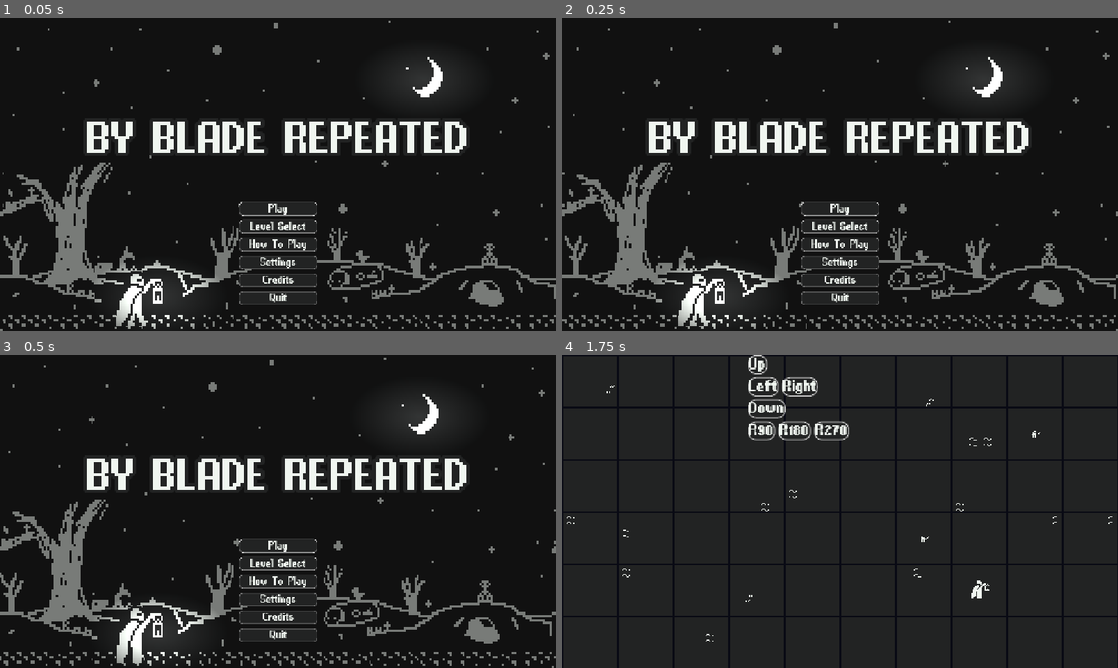
Above: before the commit, frames 1-4 (two rows, left to right).
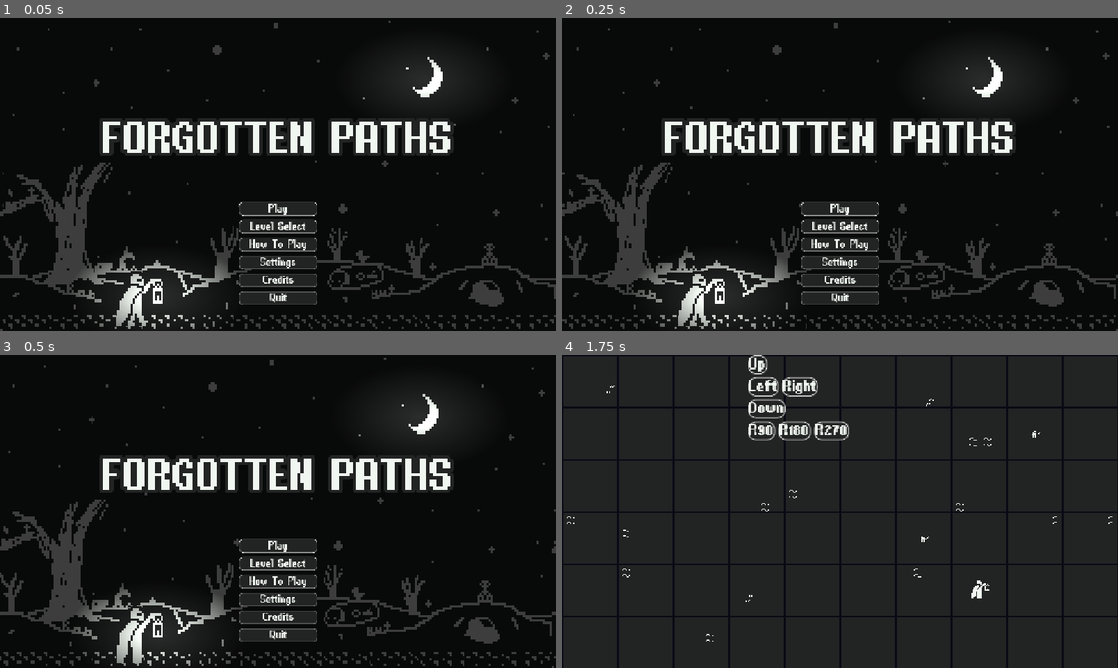
Above: after the commit, the same moments.

Repository: hutnerr/gmtk-jam-2025
Game: Godot game, scene res://00_main/Main.tscn
Two runs of this game, one before a commit and one after it. Both use one fixed random seed, a clock stepped at 60 frames per second and the inputs below.
Inputs (mouse positions are in pixels of both pictures, inside the frame that each line leads up to):
- Up to frame 1 (0.05 s): no input
- Up to frame 2 (0.25 s): no input
- Up to frame 3 (0.5 s): no input
- Up to frame 4 (1.75 s): click "Play" at 0.5 s; move the mouse to (962, 495) at 1.27 s; hold D (right) from 1.28 s (still down)

The runs differ from the first frame. In frame 1, 10% of the frame differs, in the area x 0-100%, y 0-100%; in frame 2, 10%; in frame 3, 10%; in frame 4, nothing differs.

Commit message:
done fo da day

Diff:
--- a/00_main/Main.tscn
+++ b/00_main/Main.tscn
@@ -77,8 +77,8 @@
 
 [sub_resource type="GradientTexture2D" id="GradientTexture2D_h3sfl"]
 gradient = SubResource("Gradient_esoif")
-width = 329
-height = 194
+width = 425
+height = 250
 fill = 1
 fill_from = Vector2(0.5, 0.5)
 
@@ -132,6 +132,6 @@
 
 [node name="DirectionalLight2D" type="DirectionalLight2D" parent="."]
 z_index = 101
-energy = 0.5
+energy = 0.75
 blend_mode = 1
 range_layer_min = -101
--- a/01_user-interface/how-to-play/HowToPlay.tscn
+++ b/01_user-interface/how-to-play/HowToPlay.tscn
@@ -34,7 +34,7 @@
 size_flags_vertical = 3
 size_flags_stretch_ratio = 3.0
 theme_override_font_sizes/font_size = 32
-text = "By Blade Repeated is a puzzle game where you define a sequence of commands to repeat with the goal
+text = "Forgotten Paths is a puzzle game where you define a sequence of commands to repeat with the goal
 of killing the enemies located in the level. Enemies are slain upon entering their grid space.
 
 For example, if your loop is [RIGHT, RIGHT, UP], you will go two blocks right, then up. Then it will repeat
--- a/01_user-interface/main-menu/MainMenu.tscn
+++ b/01_user-interface/main-menu/MainMenu.tscn
@@ -41,7 +41,7 @@
 theme_override_colors/font_outline_color = Color(0.133333, 0.137255, 0.137255, 1)
 theme_override_constants/outline_size = 32
 theme_override_font_sizes/font_size = 128
-text = "BY BLADE REPEATED"
+text = "FORGOTTEN PATHS"
 
 [node name="ButtonMarginContainer" type="MarginContainer" parent="PanelContainer/VBoxContainer"]
 layout_mode = 2
